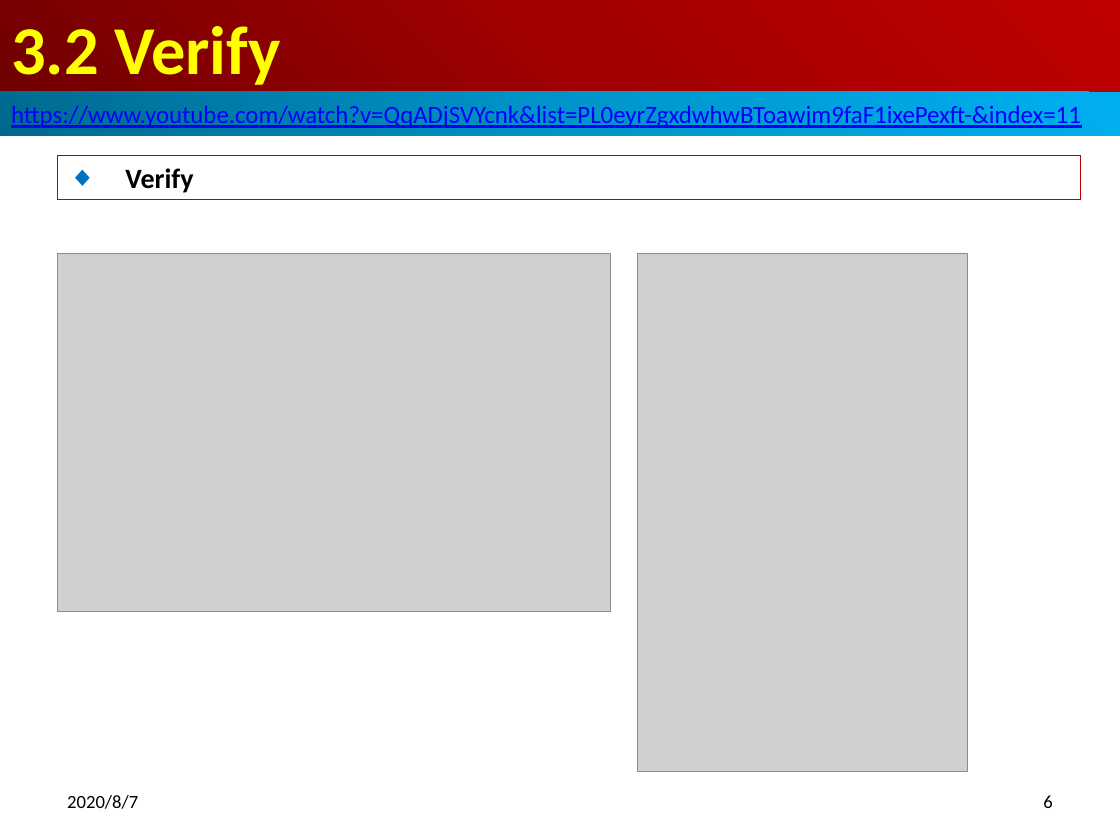
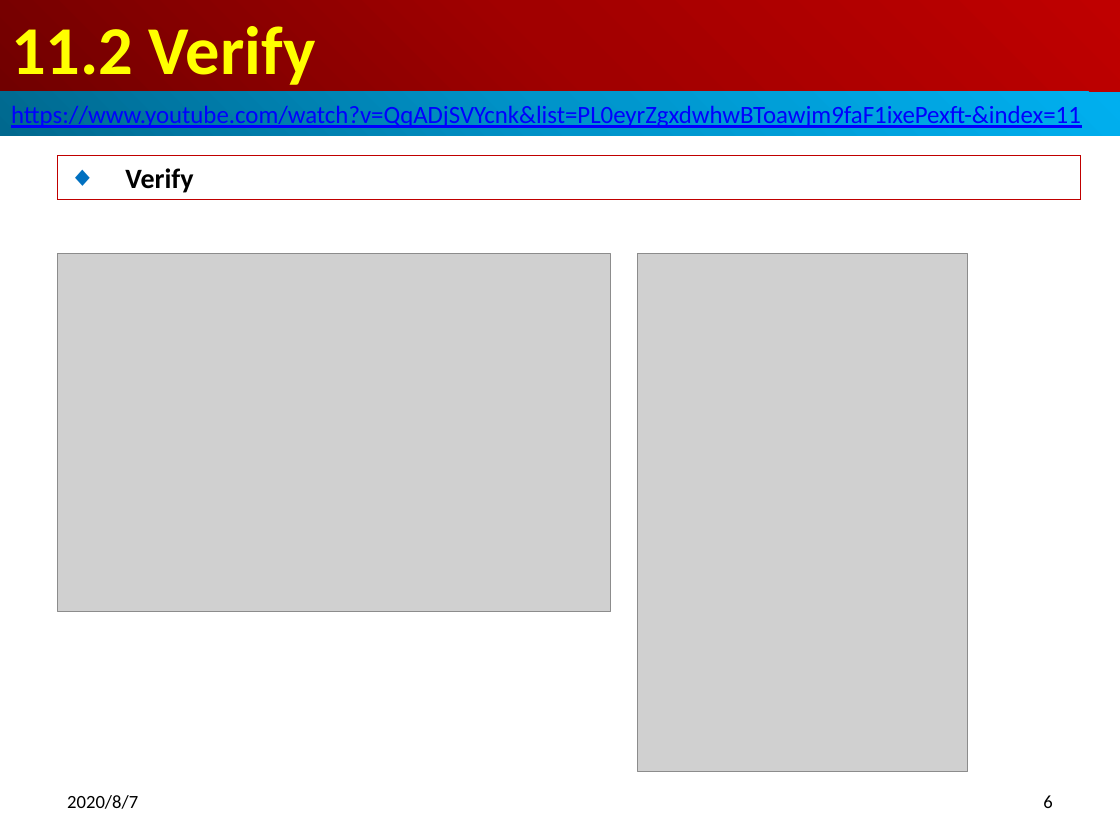
Before and after one commit to peterhchen/900_PHP_Proj, a slide deck: slide 6 of 11_IncDec.pptx. Drawn at 1120x840 pixels with LibreOffice and Linux fonts; fonts in the diff are those of the drawing; grey boxes stand for pictures. Boxes give left, top, right and bottom in pixels: in the first picture for what was removed or moved away, otherwise in the second. Text is boxed around its words. In the diff, an @@ line names an element or a change of style, - is before the commit and + after.

```diff
--- a/11_IncDec.pptx
+++ b/11_IncDec.pptx
@@ title at [11, 26, 316, 85]: text changed @@
-3.2 Verify
+11.2 Verify
```
Also in this commit, not shown: 3 other slides changed, 10 other files.
